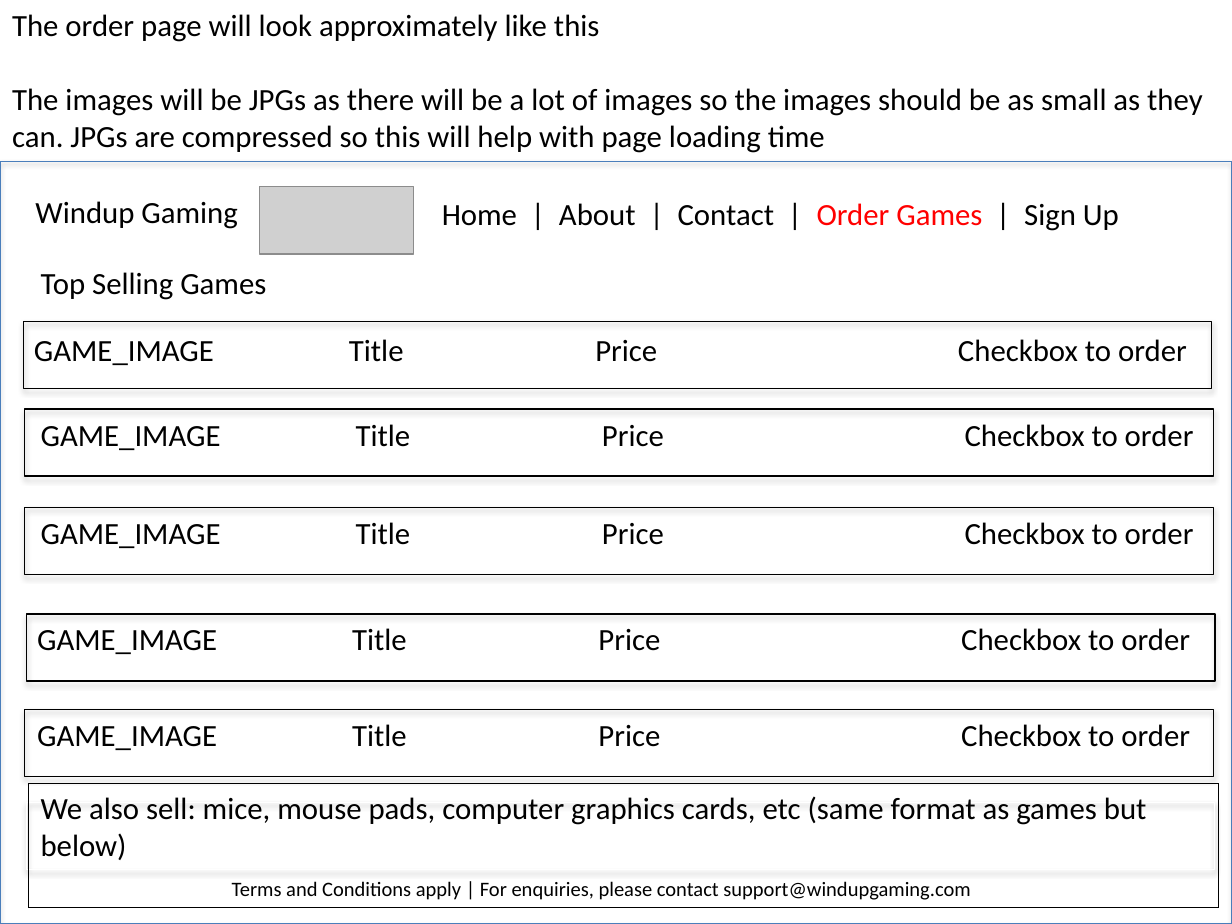
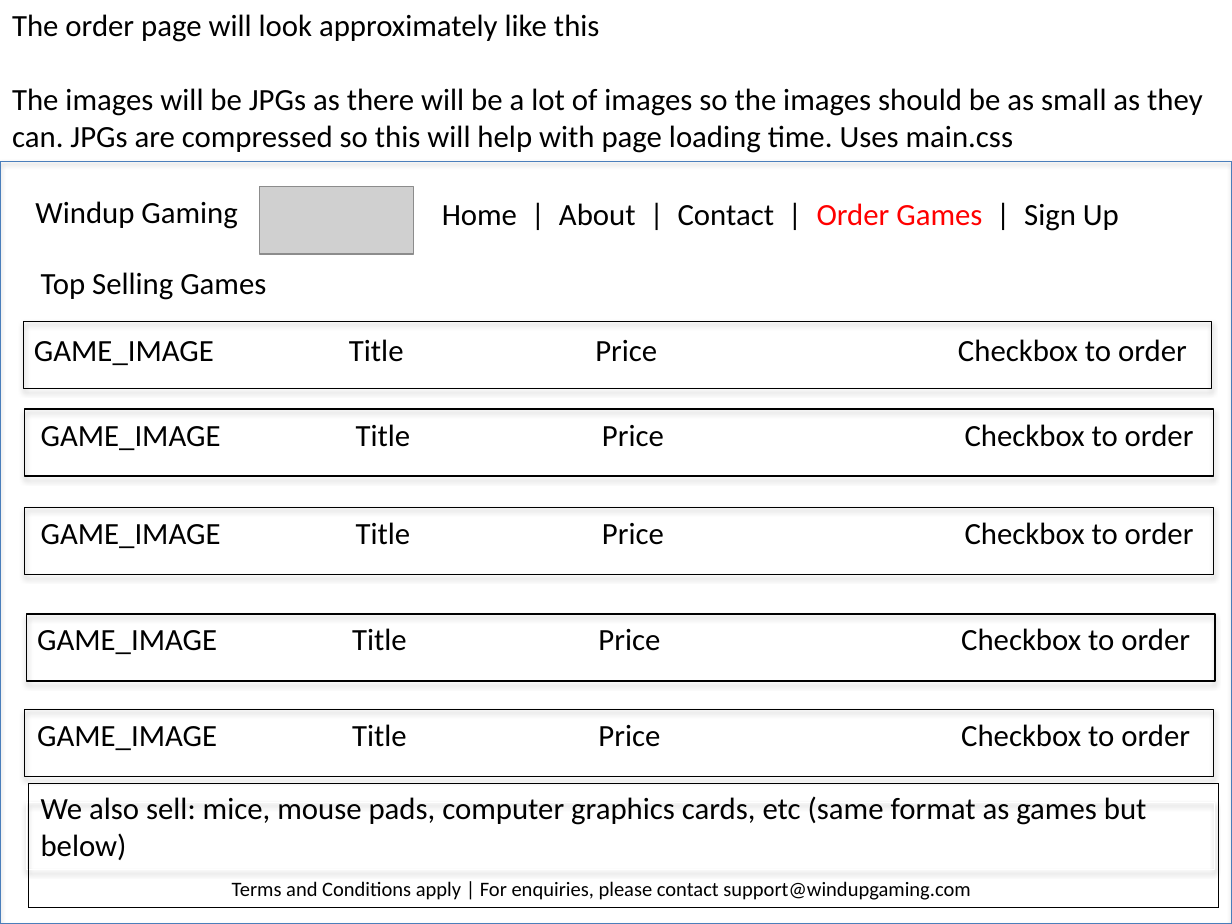
Before and after one commit to Alex139602/html_assessment, a slide deck: slide 3 of assessment_presentation.pptx. Drawn at 1232x924 pixels with LibreOffice and Linux fonts; fonts in the diff are those of the drawing; grey boxes stand for pictures. Boxes give left, top, right and bottom in pixels: in the first picture for what was removed or moved away, otherwise in the second. Text is boxed around its words. In the diff, an @@ line names an element or a change of style, - is before the commit and + after.

```diff
--- a/assessment_presentation.pptx
+++ b/assessment_presentation.pptx
@@ text at (12, 125, 1013, 153): text changed @@
-can. JPGs are compressed so this will help with page loading time
+can. JPGs are compressed so this will help with page loading time. Uses main.css
```
Also in this commit, not shown: 8 other slides changed, 6 slides added, 4 other files.
